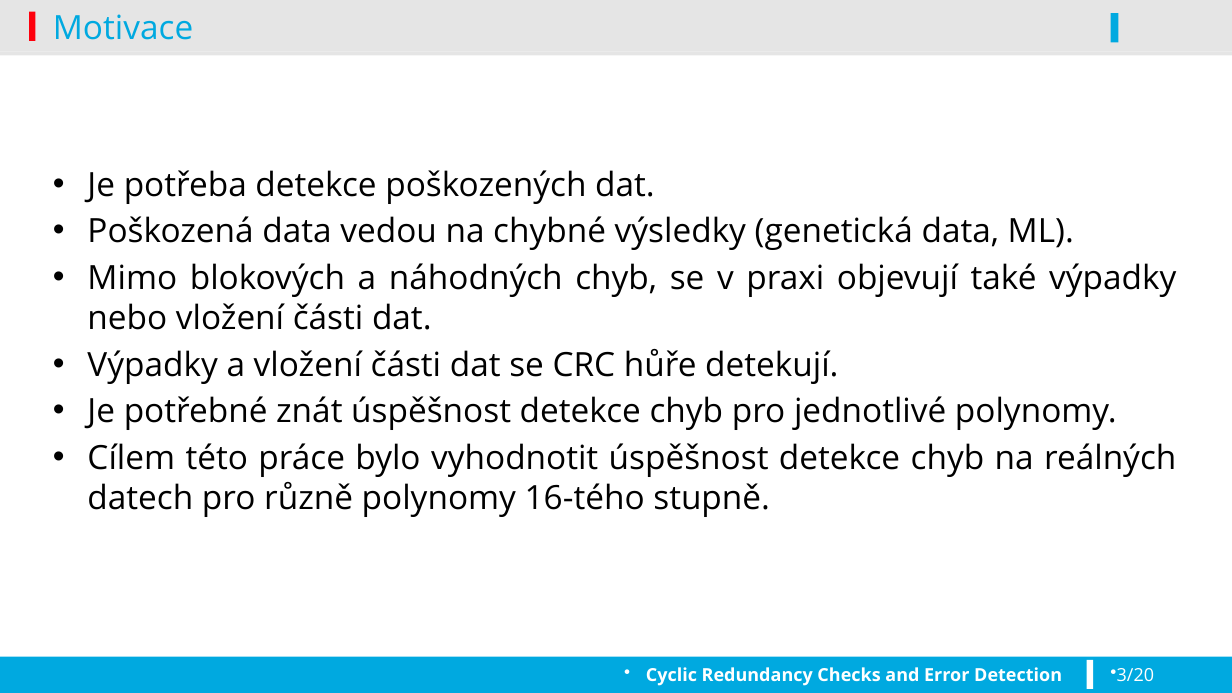
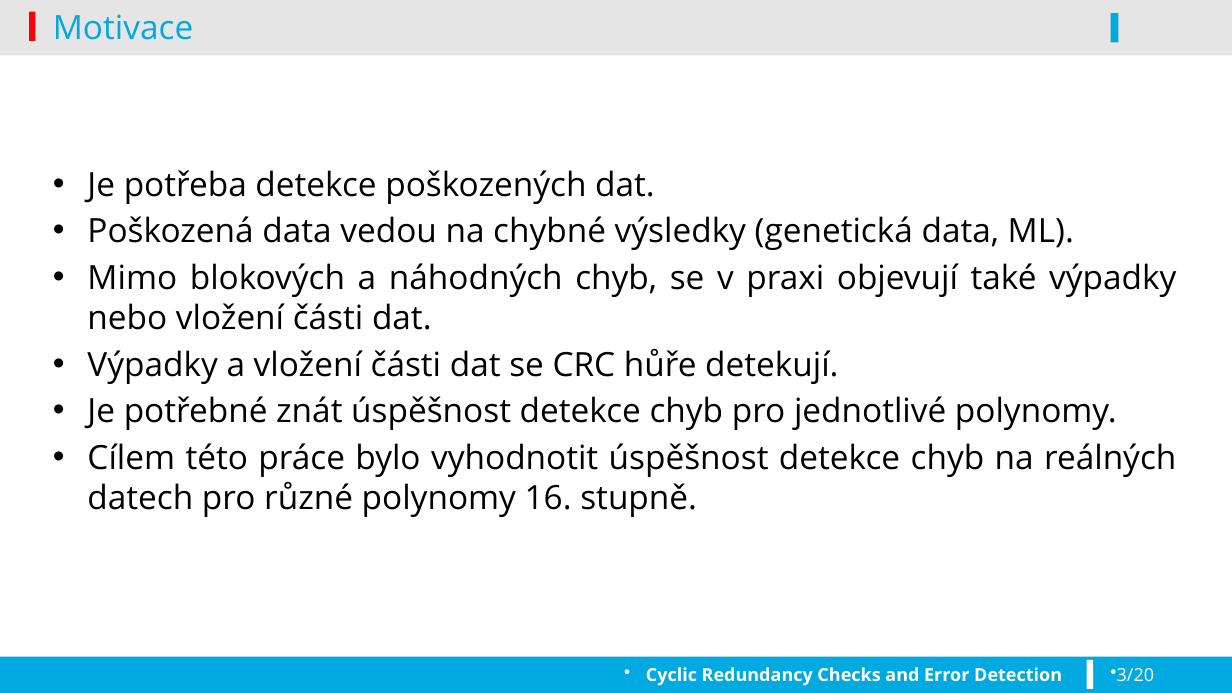
Before and after one commit to koniksedy/VUT-FIT, a slide deck: slide 3 of SPP-prezentace.pptx. Drawn at 1232x693 pixels with LibreOffice and Linux fonts; fonts in the diff are those of the drawing; background and template pictures are left out. Boxes give left, top, right and bottom in pixels: in the first picture for what was removed or moved away, otherwise in the second. Text is boxed around its words. In the diff, an @@ line names an element or a change of style, - is before the commit and + after.

```diff
--- a/SPP-prezentace.pptx
+++ b/SPP-prezentace.pptx
@@ text at box(87, 443, 1176, 517): text changed @@
-• Cílem této práce bylo vyhodnotit úspěšnost detekce chyb na reálných datech pro různě polynomy 16-tého stupně.
+• Cílem této práce bylo vyhodnotit úspěšnost detekce chyb na reálných datech pro různé polynomy 16. stupně.
```
Also in this commit, not shown: 4 other slides changed, 1 other file.
